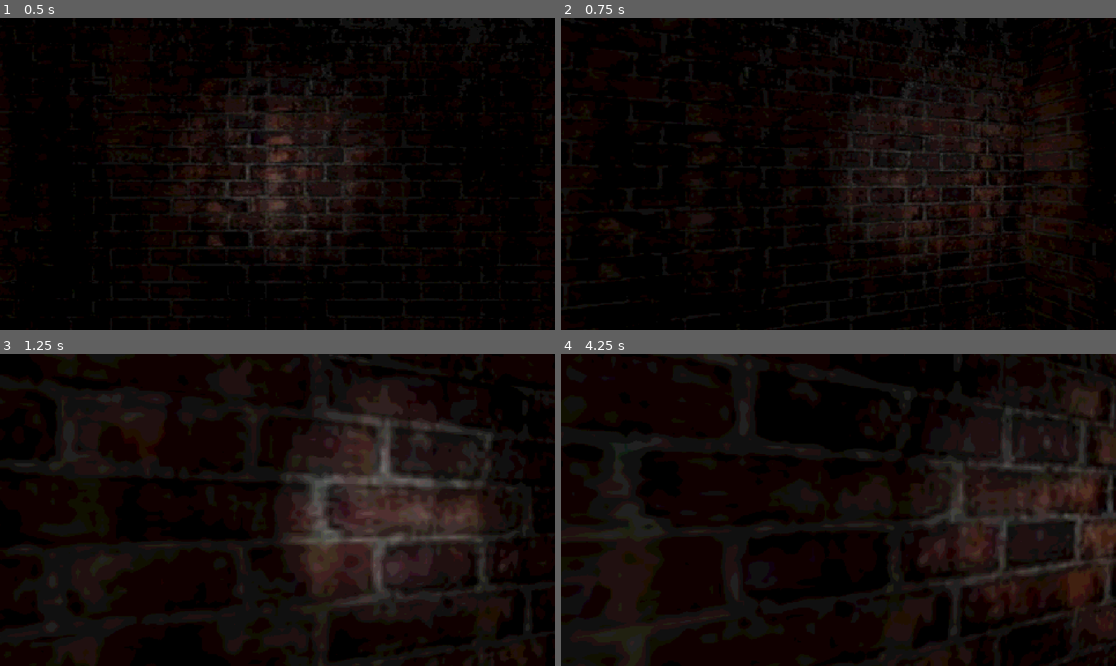
Above: before the commit, frames 1-4 (two rows, left to right).
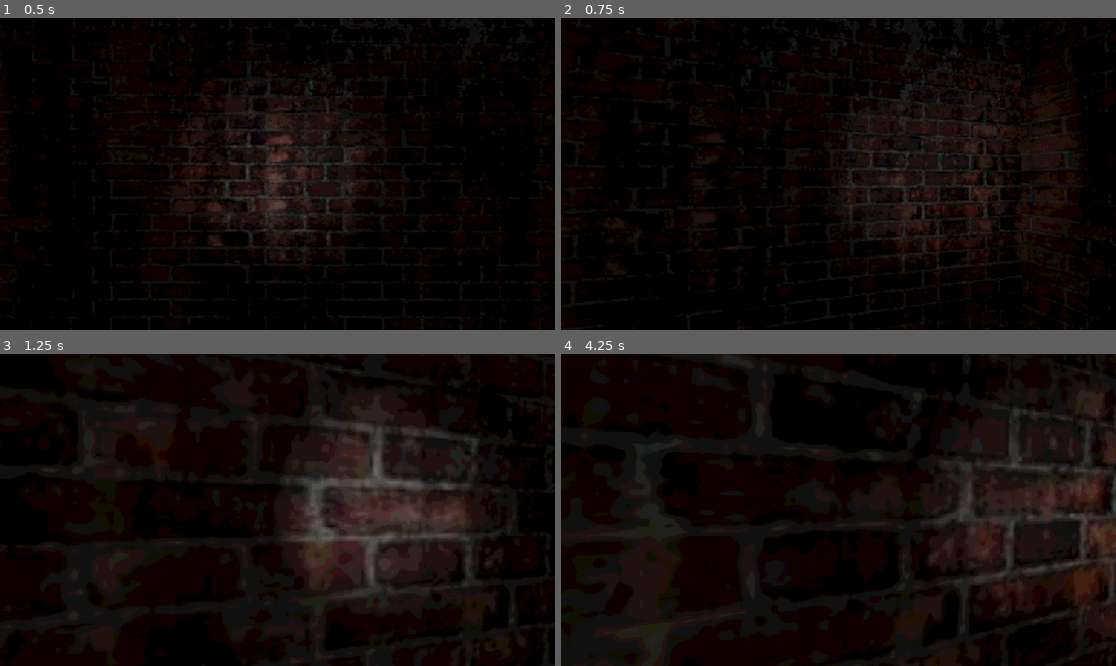
Above: after the commit, the same moments.

Repository: dairycultist/HorrorMaze
Game: Godot game, scene res://scene.tscn
The game is run twice, just before and just after one commit, with the same random seed, the same clock (stepped at 60 frames per second) and the same inputs.
Inputs (mouse positions are in pixels of both pictures, inside the frame that each line leads up to):
- Up to frame 1 (0.5 s): no input
- Up to frame 2 (0.75 s): tap Enter at 0.5 s; move the mouse to (866, 174) at 0.52 s; hold W (walk_up) from 0.53 s (still down)
- Up to frame 3 (1.25 s): keep holding W (walk_up)
- Up to frame 4 (4.25 s): keep holding W (walk_up); move the mouse to (810, 510) at 1.27 s; move the mouse to (849, 503) at 2.02 s; tap Space at 2.75 s; move the mouse to (832, 516) at 2.77 s; tap Enter at 3.5 s; move the mouse to (877, 513) at 3.52 s

Frame 1 is identical in both runs. In frame 2, 1.0% of the frame differs, in the area x 1-99%, y 0-97%; in frame 3, 5.8%, in the area x 0-99%, y 0-100%; in frame 4, 4.3%.

Commit message:
prep dual camera

Diff:
--- /dev/null
+++ b/camera_lock.gd
@@ -0,0 +1,7 @@
+extends Camera3D
+
+@export var anchor: Node3D
+
+func _process(delta: float) -> void:
+	global_position = anchor.global_position
+	global_rotation = anchor.global_rotation
--- a/path_placer.gd
+++ b/path_placer.gd
@@ -16,7 +16,10 @@
 # - if it hears you moving away, then it camps the corner until it knows you're looking away
 # that's the gimmick. you almost never see the angel, you can't just walk
 # backwards constantly to never let it get close (but also, never get away),
-# and you're always left wondering where the hell it went
+# and you're always left wondering where the hell it went.
+# it never sabotages itself. imagine hearing it scuttle up in front of you,
+# but instead of seeing it poke its face out and stop, its footsteps just stop,
+# and you KNOW it's waiting behind that wall for you
 
 # horror game where you search the dark corridors of a randomly generated maze
 # (made with randomized depth-first search) while keeping an inconsistent
--- a/player_controller.gd
+++ b/player_controller.gd
@@ -14,8 +14,8 @@
 
 func _process(delta: float) -> void:
 
-	$Camera3D/Flashlight.rotation.x = lerp($Camera3D/Flashlight.rotation.x, flashlight_off_pitch, 10 * delta)
-	$Camera3D/Flashlight.rotation.y = lerp($Camera3D/Flashlight.rotation.y, flashlight_off_yaw, 10 * delta)
+	$CameraAnchor/Flashlight.rotation.x = lerp($CameraAnchor/Flashlight.rotation.x, flashlight_off_pitch, 10 * delta)
+	$CameraAnchor/Flashlight.rotation.y = lerp($CameraAnchor/Flashlight.rotation.y, flashlight_off_yaw, 10 * delta)
 
 	# failsafe
 	if (position.y < -1):
@@ -50,7 +50,7 @@
 
 		camera_pitch = clampf(camera_pitch - event.relative.y * mouse_sensitivity, -90, 90)
 
-		$Camera3D.rotation.x = deg_to_rad(camera_pitch)
+		$CameraAnchor.rotation.x = deg_to_rad(camera_pitch)
 
 		flashlight_off_pitch = deg_to_rad(-event.relative.y * mouse_sensitivity)
 		flashlight_off_yaw = deg_to_rad(-event.relative.x * mouse_sensitivity)
--- a/scene.tscn
+++ b/scene.tscn
@@ -1,13 +1,12 @@
-[gd_scene load_steps=7 format=3 uid="uid://cmis55isxt2v4"]
+[gd_scene load_steps=8 format=3 uid="uid://cmis55isxt2v4"]
 
 [ext_resource type="Shader" uid="uid://b11i0xe62slng" path="res://screenspace.gdshader" id="1_3253y"]
 [ext_resource type="Script" uid="uid://c33va8hjkjvih" path="res://path_placer.gd" id="1_ulcgi"]
 [ext_resource type="Script" uid="uid://erufn1acin3g" path="res://player_controller.gd" id="2_nxogm"]
+[ext_resource type="Script" uid="uid://b44asflcpdbhe" path="res://camera_lock.gd" id="2_u3cyc"]
 
 [sub_resource type="ShaderMaterial" id="ShaderMaterial_u3cyc"]
 shader = ExtResource("1_3253y")
-
-[sub_resource type="CapsuleShape3D" id="CapsuleShape3D_ulcgi"]
 
 [sub_resource type="Environment" id="Environment_nxogm"]
 ssao_enabled = true
@@ -15,9 +14,19 @@
 fog_light_color = Color(0, 0, 0, 1)
 fog_density = 0.3
 
+[sub_resource type="CapsuleShape3D" id="CapsuleShape3D_ulcgi"]
+
 [node name="Node3D" type="Node3D"]
 
-[node name="SubViewportContainer" type="SubViewportContainer" parent="."]
+[node name="MonsterCheckerViewport" type="SubViewport" parent="."]
+
+[node name="Camera3D" type="Camera3D" parent="MonsterCheckerViewport" node_paths=PackedStringArray("anchor")]
+transform = Transform3D(1, 0, 0, 0, 1, 0, 0, 0, 1, 0, 1.5, 0)
+fov = 50.0
+script = ExtResource("2_u3cyc")
+anchor = NodePath("../../Player/CameraAnchor")
+
+[node name="GameViewportContainer" type="SubViewportContainer" parent="."]
 texture_filter = 1
 material = SubResource("ShaderMaterial_u3cyc")
 anchors_preset = 15
@@ -28,29 +37,36 @@
 stretch = true
 mouse_target = true
 
-[node name="SubViewport" type="SubViewport" parent="SubViewportContainer"]
+[node name="GameViewport" type="SubViewport" parent="GameViewportContainer"]
+handle_input_locally = false
 size = Vector2i(1152, 648)
+render_target_update_mode = 4
 
-[node name="Player" type="CharacterBody3D" parent="SubViewportContainer/SubViewport"]
-script = ExtResource("2_nxogm")
-accel = 30
-
-[node name="coll" type="CollisionShape3D" parent="SubViewportContainer/SubViewport/Player"]
-transform = Transform3D(1, 0, 0, 0, 1, 0, 0, 0, 1, 0, 1, 0)
-shape = SubResource("CapsuleShape3D_ulcgi")
-
-[node name="Camera3D" type="Camera3D" parent="SubViewportContainer/SubViewport/Player"]
+[node name="Camera3D" type="Camera3D" parent="GameViewportContainer/GameViewport" node_paths=PackedStringArray("anchor")]
 transform = Transform3D(1, 0, 0, 0, 1, 0, 0, 0, 1, 0, 1.5, 0)
 fov = 50.0
-
-[node name="Flashlight" type="SpotLight3D" parent="SubViewportContainer/SubViewport/Player/Camera3D"]
-spot_range = 10.0
-spot_attenuation = 0.5
-spot_angle = 20.0
-spot_angle_attenuation = 2.46229
+script = ExtResource("2_u3cyc")
+anchor = NodePath("../../../Player/CameraAnchor")
 
 [node name="PathPlacer" type="Node3D" parent="."]
 script = ExtResource("1_ulcgi")
 
 [node name="WorldEnvironment" type="WorldEnvironment" parent="."]
 environment = SubResource("Environment_nxogm")
+
+[node name="Player" type="CharacterBody3D" parent="."]
+script = ExtResource("2_nxogm")
+accel = 30
+
+[node name="coll" type="CollisionShape3D" parent="Player"]
+transform = Transform3D(1, 0, 0, 0, 1, 0, 0, 0, 1, 0, 1, 0)
+shape = SubResource("CapsuleShape3D_ulcgi")
+
+[node name="CameraAnchor" type="Node3D" parent="Player"]
+transform = Transform3D(1, 0, 0, 0, 1, 0, 0, 0, 1, 0, 1.5, 0)
+
+[node name="Flashlight" type="SpotLight3D" parent="Player/CameraAnchor"]
+spot_range = 10.0
+spot_attenuation = 0.5
+spot_angle = 20.0
+spot_angle_attenuation = 2.46229
Not shown, added: camera_lock.gd.uid
